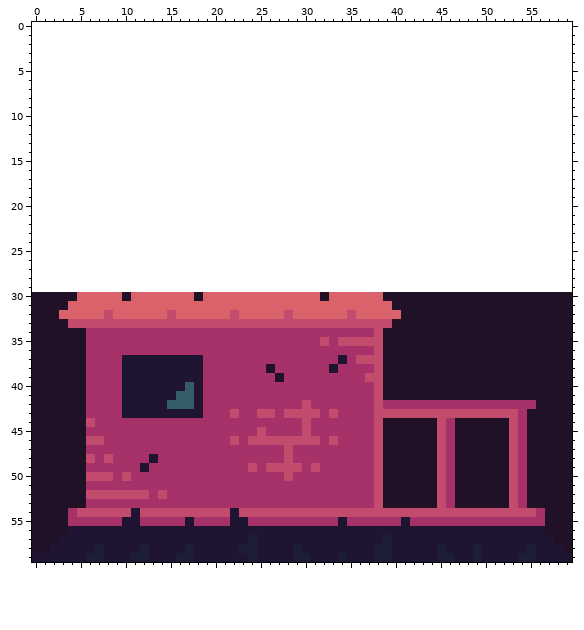
Pixel-art sprite -- images/maison.png. Above: the version before the commit.
The file is 60x30 pixels. The old version is drawn lined up with the new one, on the new canvas.
New version:
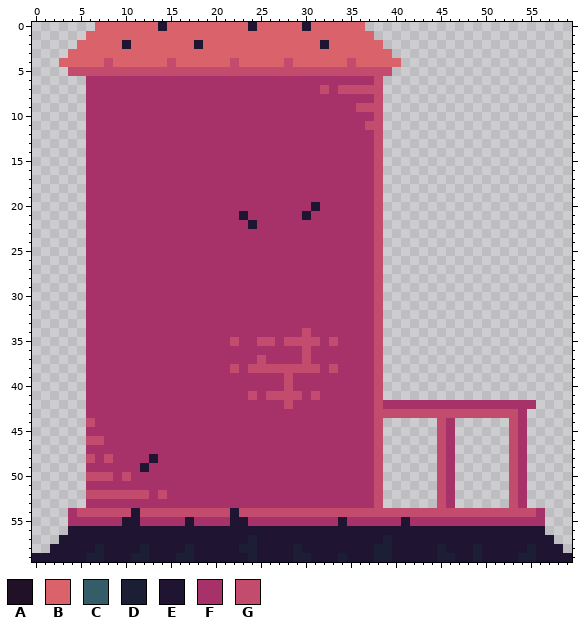
Palette (. is transparent): A #201127  B #d9626b  C #355d68  D #1b1e34  E #201433  F #a73169  G #c24b6e
Change:
canvas 60x30 -> 60x60, the old top-left corner now at 0,30
Changed rows in their new state; - is an unchanged pixel.
first column x 0:
 0 -------BBBBBBBEBBBBBBBBBEBBBBBEBBBBBB-----------------------
 1 ------BBBBBBBBBBBBBBBBBBBBBBBBBBBBBBBB----------------------
 2 -----BBBBBEBBBBBBBEBBBBBBBBBBBBBEBBBBBB---------------------
 3 ----BBBBBBBBBBBBBBBBBBBBBBBBBBBBBBBBBBBB--------------------
 4 ---BBBBBGBBBBBBGBBBBBBGBBBBBGBBBBBBGBBBBB-------------------
 5 ----GGGGGGGGGGGGGGGGGGGGGGGGGGGGGGGGGGGG--------------------
 6 ------FFFFFFFFFFFFFFFFFFFFFFFFFFFFFFFFG---------------------
 7 ------FFFFFFFFFFFFFFFFFFFFFFFFFFGFGGGGG---------------------
 8 ------FFFFFFFFFFFFFFFFFFFFFFFFFFFFFFFFG---------------------
 9 ------FFFFFFFFFFFFFFFFFFFFFFFFFFFFFFGGG---------------------
10 ------FFFFFFFFFFFFFFFFFFFFFFFFFFFFFFFFG---------------------
11 ------FFFFFFFFFFFFFFFFFFFFFFFFFFFFFFFGG---------------------
12 ------FFFFFFFFFFFFFFFFFFFFFFFFFFFFFFFFG---------------------
13 ------FFFFFFFFFFFFFFFFFFFFFFFFFFFFFFFFG---------------------
14 ------FFFFFFFFFFFFFFFFFFFFFFFFFFFFFFFFG---------------------
15 ------FFFFFFFFFFFFFFFFFFFFFFFFFFFFFFFFG---------------------
16 ------FFFFFFFFFFFFFFFFFFFFFFFFFFFFFFFFG---------------------
17 ------FFFFFFFFFFFFFFFFFFFFFFFFFFFFFFFFG---------------------
18 ------FFFFFFFFFFFFFFFFFFFFFFFFFFFFFFFFG---------------------
19 ------FFFFFFFFFFFFFFFFFFFFFFFFFFFFFFFFG---------------------
20 ------FFFFFFFFFFFFFFFFFFFFFFFFFEFFFFFFG---------------------
21 ------FFFFFFFFFFFFFFFFFEFFFFFFEFFFFFFFG---------------------
22 ------FFFFFFFFFFFFFFFFFFEFFFFFFFFFFFFFG---------------------
23 ------FFFFFFFFFFFFFFFFFFFFFFFFFFFFFFFFG---------------------
24 ------FFFFFFFFFFFFFFFFFFFFFFFFFFFFFFFFG---------------------
25 ------FFFFFFFFFFFFFFFFFFFFFFFFFFFFFFFFG---------------------
26 ------FFFFFFFFFFFFFFFFFFFFFFFFFFFFFFFFG---------------------
27 ------FFFFFFFFFFFFFFFFFFFFFFFFFFFFFFFFG---------------------
28 ------FFFFFFFFFFFFFFFFFFFFFFFFFFFFFFFFG---------------------
29 ------FFFFFFFFFFFFFFFFFFFFFFFFFFFFFFFFG---------------------
30 ......FFFFFFFFFFFFFFFFFFFFFFFFFFFFFFFFG.....................
31 ......FFFFFFFFFFFFFFFFFFFFFFFFFFFFFFFFG.....................
32 ......FFFFFFFFFFFFFFFFFFFFFFFFFFFFFFFFG.....................
33 ......FFFFFFFFFFFFFFFFFFFFFFFFFFFFFFFF-.....................
34 ......------------------------G--------.....................
35 ......----------------G--GG-GGGGFGFFFF-.....................
36 ......------------------------G--------.....................
37 ......----FFFFFFFFF------G----G---F-FF-.....................
38 ......----FFFFFFFFF---G-GGGGGGGG-G-----.....................
39 ......----FFFFFFFFF--------FG--------F-.....................
40 ......----FFFFFFFFF---------G----------.....................
41 ......----FFFFFFFFF-----G-GGGG-G-------.....................
42 ......----FFFFFFFFF---------G-F-------------------------....
43 ......----FFFFFFFFF---F--FF-FFFF-F---------------------.....
44 ......------------------------F--------......--......--.....
45 ......-------------------F----F--------......--......--.....
46 ......----------------F-FFFFFFFF-F-----......--......--.....
47 ......----------------------F----------......--......--.....
48 ......----------------------F----------......--......--.....
49 ......------------------F-FFFF-F-------......--......--.....
50 ......----------------------F----------......--......--.....
51 ......---------------------------------......--......--.....
52 ......---------------------------------......--......--.....
53 ......---------------------------------......--......--.....
54 ....-----------------------------------------------------...
55 ....-----------------------------------------------------...
56 ....-----------------------------------------------------...
57 ...-------------------------------------------------------..
58 ..---------------------------------------------------------.
Boxes around the changes in both pictures, in picture pixels (x1, y1, x2, y2):
changed: (32, 22, 572, 553)
